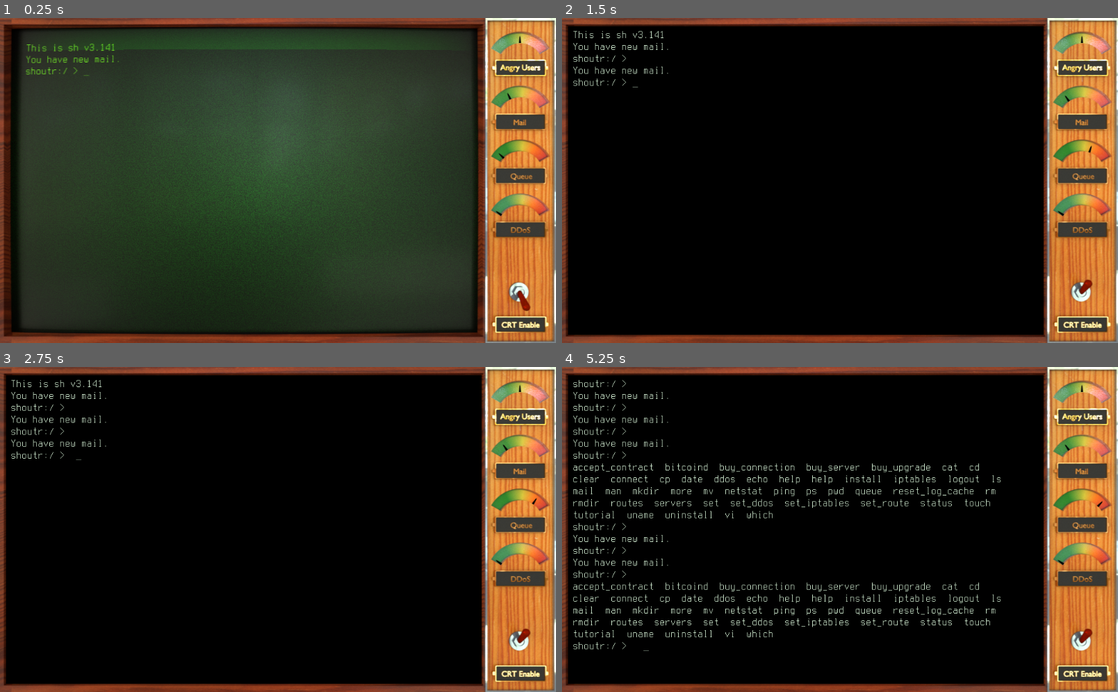
Above: before the commit, frames 1-4 (two rows, left to right).
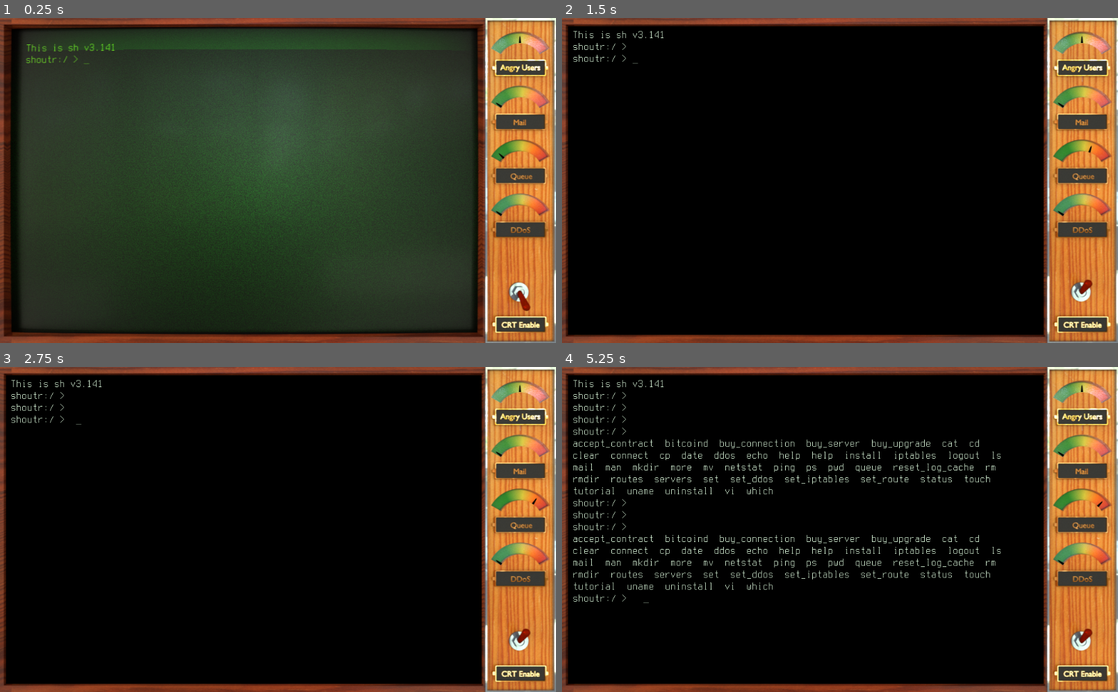
Above: after the commit, the same moments.

Repository: SmBe19/LD46
Game: Godot game, scene res://scn/root.tscn
Same seed, same stepped clock (60 frames per second), same inputs: the game is played once before the commit and once after it.
Inputs (mouse positions are in pixels of both pictures, inside the frame that each line leads up to):
- Up to frame 1 (0.25 s): no input
- Up to frame 2 (1.5 s): click (1084, 287) at 0.5 s; tap Enter at 1.25 s; hold Right from 1.28 s (still down); tap Backspace at 1.35 s
- Up to frame 3 (2.75 s): tap Space at 1.52, 2, 2.27 s; release Right at 2.03 s; hold Down from 2.03 s (still down); tap Enter at 2.1 s
- Up to frame 4 (5.25 s): tap Enter at 2.75, 4.25, 4.35 s; release Down at 2.78 s; hold Right 2.78-3.53 s; tap Tab at 2.85, 5.1 s; tap Space at 3.5, 3.77, 4.52, 5 s; hold Up 3.53-4.28 s; tap Backspace at 3.6 s; hold Left from 4.28 s (still down)

The runs differ from the first frame. In frame 1, 0.2% of the frame differs, in the area x 4-92%, y 11-28%; in frame 2, 0.3%; in frame 3, 0.4%; in frame 4, 6.5%, in the area x 2-92%, y 3-88%.

Commit message:
more and better contracts

Diff:
--- a/cfg/contracts.json
+++ b/cfg/contracts.json
@@ -4,7 +4,7 @@
 			"compute": 30
 		},
 		"reward": 5000,
-		"timeLimit": 2000,
+		"timeLimit": 20,
 		"mailSubject": "Distributed compute",
 		"mailContent": "Dear Friend,\nI am a researcher in biomedical informatics. For my next paper, I will need to analyze  …(332 unchanged characters)…
 	},
@@ -13,19 +13,58 @@
 			"mail": 10
 		},
 		"reward": 1000,
-		"timeLimit": 3000,
+		"timeLimit": 30,
 		"repeating": true,
 		"mailSubject": "Mail server for our new company",
-		"mailContent": "Hi,\n$senderName here from our new startup. We will need someone to host our mails, and as we all like shoutr.io, we thought maybe you could help. We can offer you $1000 every month if you provide us with your mail servers to handle our mail from $ip.\n\nKind regards,\n$senderName"
+		"mailContent": "Hi,\n$senderName here from our new startup. We will need someone to host our mails, and as we all like shoutr.io, we thought maybe you could help. We can offer you $1000 every month if you provide us with your mail servers to handle our mail.\n\nKind regards,\n$senderName"
 	},
 	{
 		"requests": {
 			"ether": 10,
-			"compute": 20
+			"tensorflow": 10
 		},
 		"reward": 17000,
-		"timeLimit": 6000,
+		"timeLimit": 60,
 		"mailSubject": "Combining machine learning and DLT in the cloud",
-		"mailContent": "Hello!\n\nI had a new idea on how to use b …(187 unchanged characters)… pplication, more specifically, $17'000. I will send the requests from $ip. Please consider my offer.\n\nI hope to hear from you soon!\n$senderName"
+		"mailContent": "Hello!\n\nI had a new idea on how to use b …(187 unchanged characters)… pplication, more specifically, $17'000. Please consider my offer.\n\nI hope to hear from you soon!\n$senderName"
+	},
+	{
+		"requests": {
+			"httpauth": 10,
+			"mail": 2,
+			"ether": 1
+		},
+		"reward": 3000,
+		"timeLimit": 30,
+		"repeating": true,
+		"mailSubject": "Online shop",
+		"mailContent": "Hi there!\n\nI recently discovered web hosting with you. I would like to set up an online shop for toilet paper. This is an emerging business, and there is surely lots of demand. I can offer $3'000 if you can keep up with the requests for 30 days.\n\nWishes you well,\n$senderName"
+	},
+	{
+		"requests": {
+			"aws": 20
+		},
+		"reward": 30000,
+		"timeLimit": 30,
+		"mailSubject": "Game server hosting",
+		"mailContent": "Dear fellow industry professional\n\nI am the CTO of smeanox games. Due to the recent surge in active players, our game servers are struggling to keep up with the demand. We like to temporarily host some game servers on your systems. The game server application is already packaged as an AWS app. We can offer you $30'000 for 30 days of server time. I hope to hear from you soon!\n\nYours,\n$senderName\nCTO - smeanox games"
+	},
+	{
+		"requests": {
+			"compute": 100
+		},
+		"reward": 5000,
+		"timeLimit": 14,
+		"mailSubject": "Fluid simulation",
+		"mailContent": "Hi!\n\nI'm a Computer Science student specializing in physics simulations. For my thesis, I am developing an algorithm for solving the Navier-Stokes-equations. However, the algorithm is slower than expected, and the deadline is already in 14 days. I will pay $5000 to use your infrastructure to run my experiments. You would be a life-saver!\n\nCheers,\n$senderName"
+	},
+	{
+		"requests": {
+			"compute": 3000
+		},
+		"reward": 120000,
+		"timeLimit": 30,
+		"mailSubject": "Rendering",
+		"mailContent": "Hi!\n\n$senderName here from Pixel Studios. We are currently working on our first full-length 3D animated motion picture. Of course, correctly light transport simulations are very complicated and take long to compute. In an effort to accelerate the new movie's release, we decided to contact you for help with rendering. If you could divert some of your resources to our rendering farm, we can compensate you with $120'000.\n\nHope you are well,\n$senderName\nPixel Studios Inc."
 	}
 ]
--- a/cfg/requests.json
+++ b/cfg/requests.json
@@ -147,7 +147,7 @@
 	},
 	{
 		"name": "aws",
-		"human_name": "AWS Cloud Ressource Request",
+		"human_name": "AWS Cloud Resource Request",
 		"level": 5,
 		"requirements": [
 			{
--- a/cfg/services.json
+++ b/cfg/services.json
@@ -151,7 +151,7 @@
 	},
 	{
 	"name": "aws",
-	"human_name": "Host AWS Cloud Ressources",
+	"human_name": "Host AWS Cloud Resources",
 	"inputs": [
 		{
 		"name": "aws",
--- a/src/cmd/accept_contract.gd
+++ b/src/cmd/accept_contract.gd
@@ -25,7 +25,7 @@
 			contract = c
 			break
 	if contract == null:
-		send_output("Unknown contract")
+		send_output("Contract not found - maybe you already accepted or completed it, or it expired")
 		return 1
 	ContractHandler.available_contracts.erase(contract)
 	ContractHandler.accepted_contracts.append(contract)
--- a/src/mail/contract.gd
+++ b/src/mail/contract.gd
@@ -11,6 +11,7 @@
 
 var completed : bool = false
 
+var receive_time : int
 var accept_time : int
 
 func _init(type: ContractType, user: User, id: int):
@@ -20,12 +21,15 @@
 
 	var ip = Root.random_ip(randi()%100 + 100)
 
+	receive_time = Root.game_tick
+
 	var content = type.mailContent
 	content +=  "\n---\n\n"
 	content += "This is contract #%d. Run 'accept_contract %d' to accept.\n" % [id, id]
 	content += "You will need to handle the following requests:\n"
 	for k in type.requests.keys():
 		content += " - %d x %s\n" % [type.requests[k], RequestHandler.request_types[k].full_name]
+	content += "The requests will originate from %s\n" % ip
 	content += "\n"
 	content += "The allowed timeframe is: %d days\n" % type.time_limit
 	if type.repeating:
@@ -77,7 +81,7 @@
 func tick():
 	if completed:
 		return
-	if Root.game_tick > accept_time + type.time_limit:
+	if Root.game_tick > accept_time + Root.DAY_LENGTH * type.time_limit:
 		if len(requests) == 0 && len(sent_requests) == 0:
 			complete_contract()
 		else:
--- a/src/mail/contract_handler.gd
+++ b/src/mail/contract_handler.gd
@@ -1,5 +1,7 @@
 extends Node
 
+const EXPIRY_TIME = 60*Root.TICK_PER_SECOND
+const FIRST_CONTRACT = 5*60*Root.TICK_PER_SECOND
 
 var contract_types = []
 
@@ -14,7 +16,7 @@
 	for contract_json in config:
 		var contract_type = ContractType.new(contract_json)
 		contract_types.append(contract_type)
-	generate_contract()
+	#generate_contract()
 
 func generate_contract():
 	var index = randi() % len(contract_types)
@@ -28,6 +30,14 @@
 	available_contracts.append(contract)
 
 func tick():
+	if Root.game_tick >= FIRST_CONTRACT:
+		if len(available_contracts) + len(accepted_contracts) < 3 && randi() % 100 == 0:
+			generate_contract()
+
+	for i in range(len(available_contracts)-1, -1, -1):
+		if available_contracts[i].receive_time + EXPIRY_TIME < Root.game_tick:
+			available_contracts.remove(i)
+
 	for contract in accepted_contracts:
 		contract.tick()
 	for i in range(len(accepted_contracts)-1, -1, -1):
